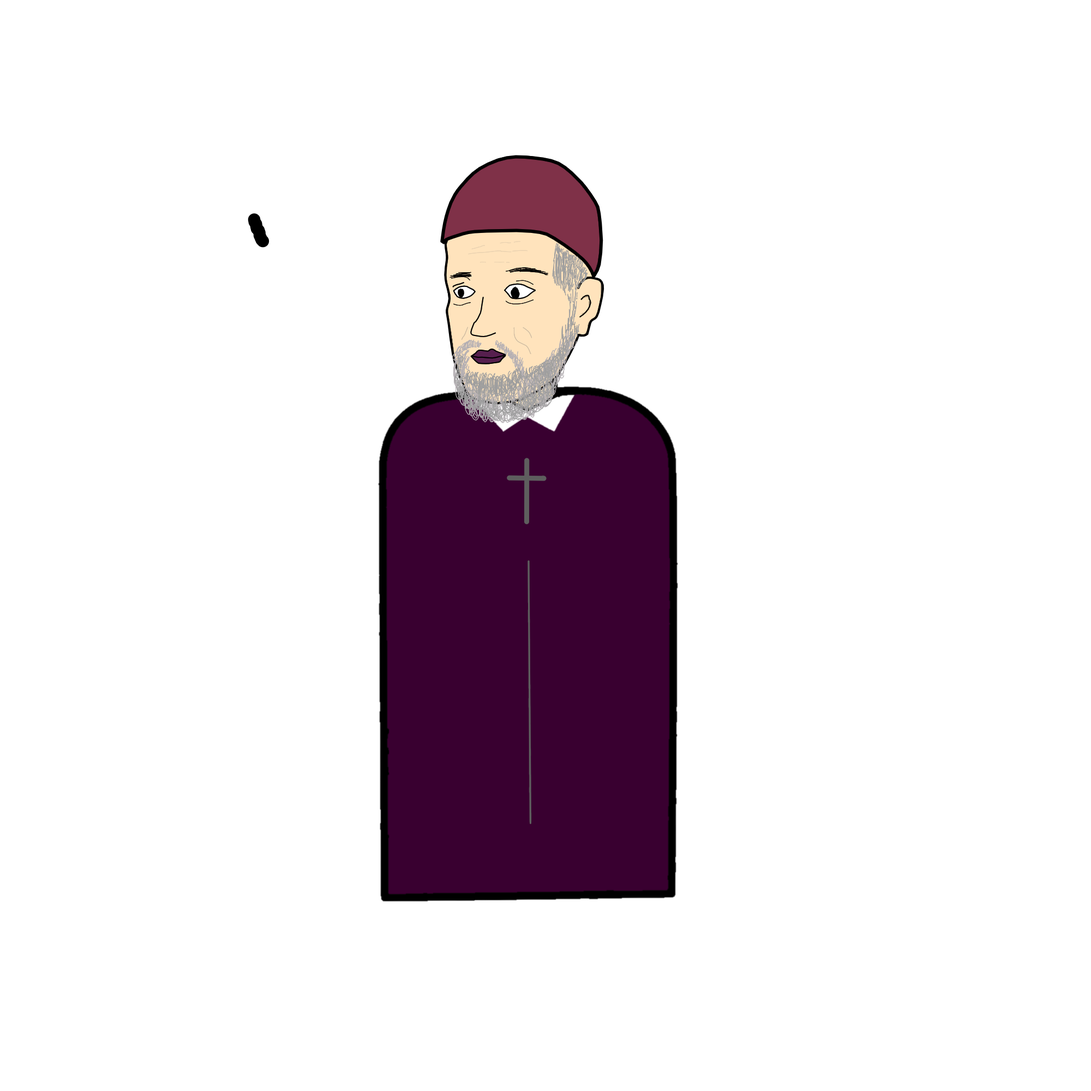
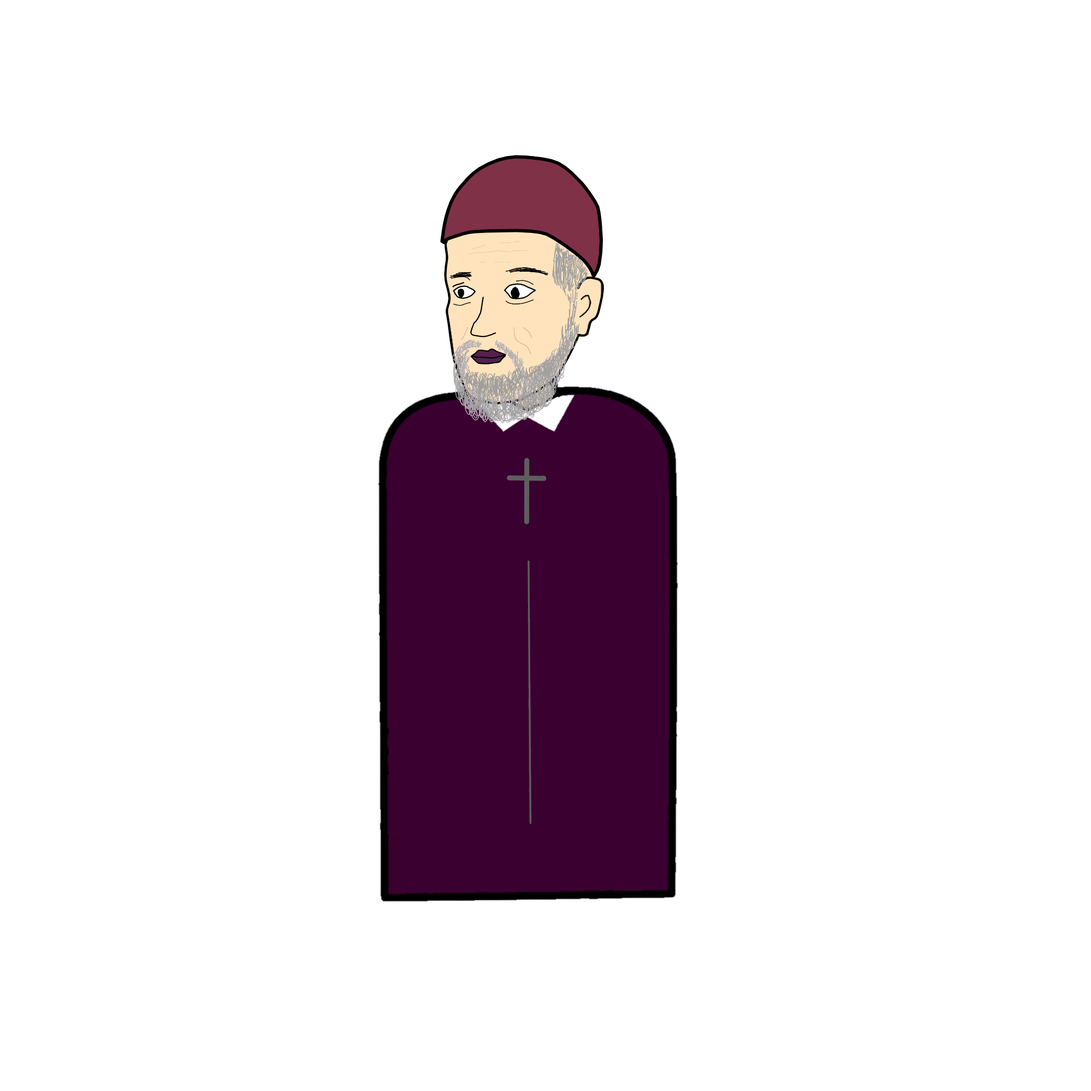
Two versions of the same layered image (1091x1091). Layer-by-layer changes:
painted on "than" over [247, 213, 270, 248]
